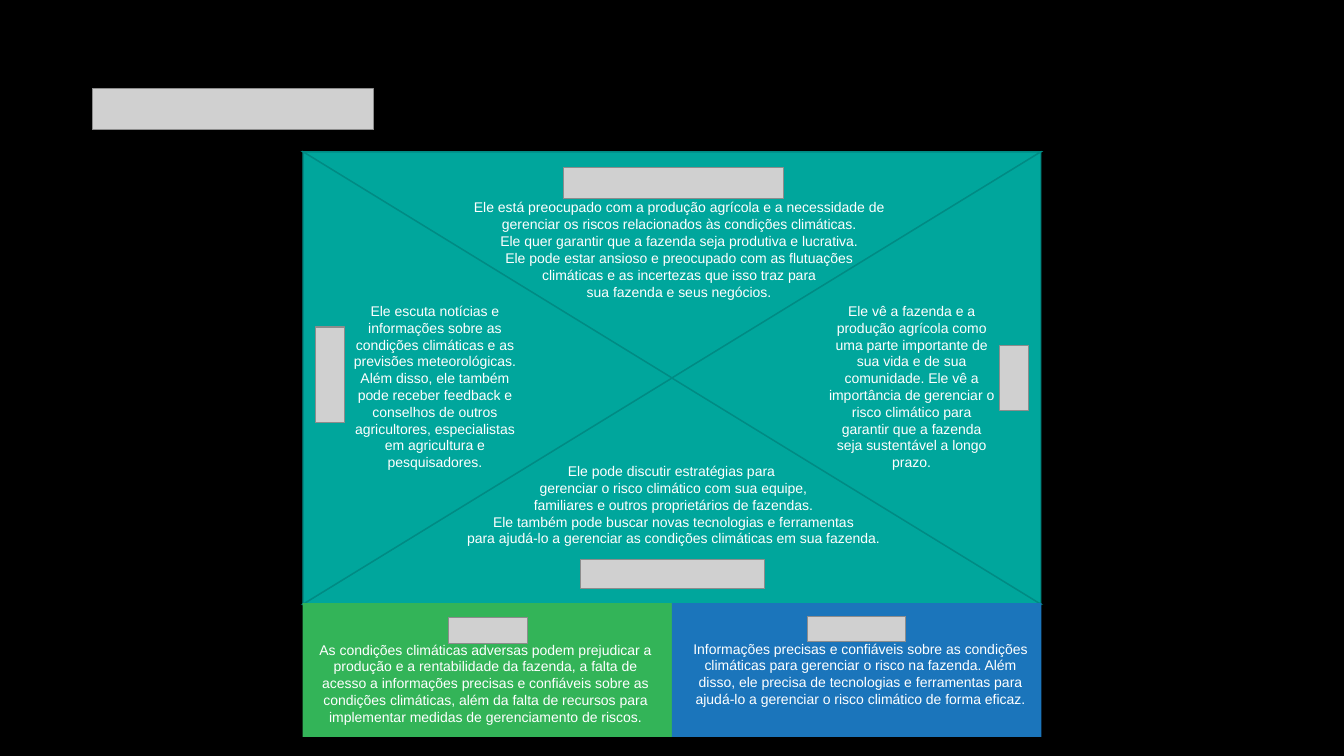
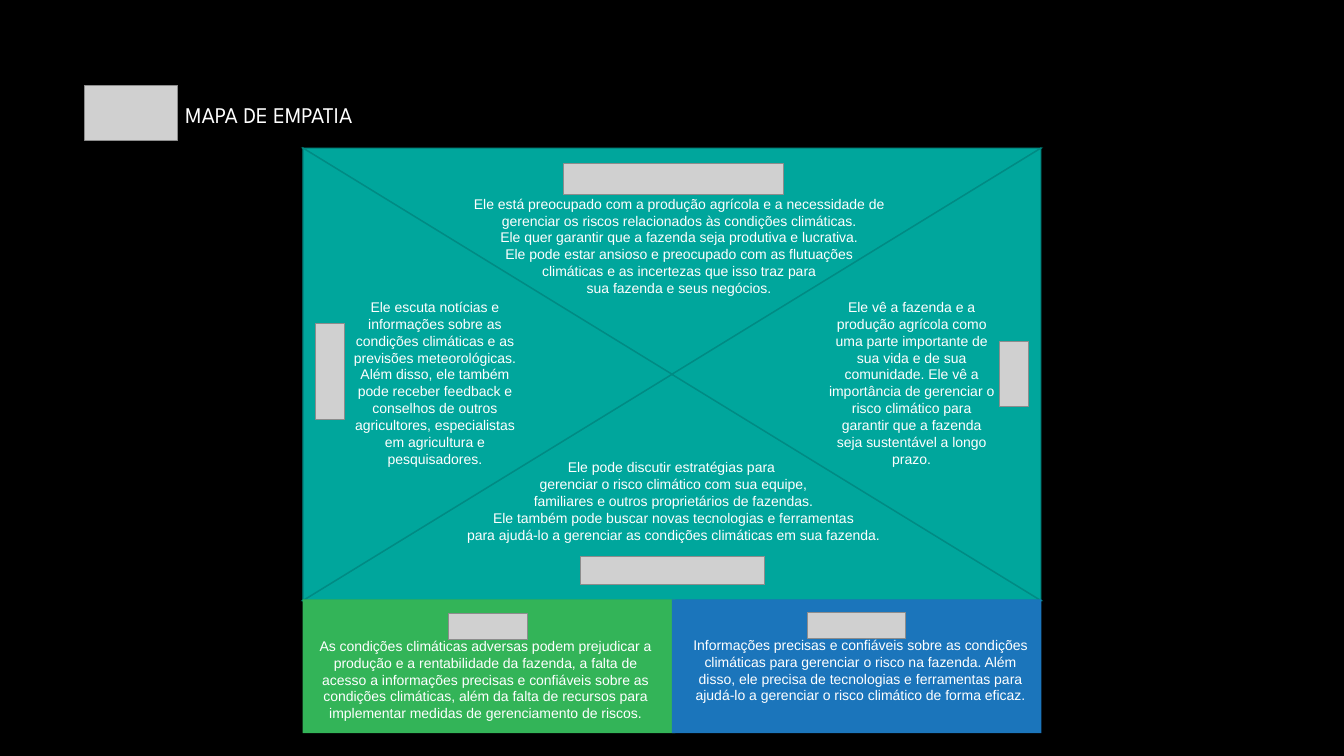
Before and after one commit to OtavioBosa/xp-posgraducao, a slide deck: slide 4 of Canvas do Projeto Aplicado - Otavio Augusto Bosa.pptx. Drawn at 1344x756 pixels with LibreOffice and Linux fonts; fonts in the diff are those of the drawing; grey boxes stand for pictures. Boxes give left, top, right and bottom in pixels: in the first picture for what was removed or moved away, otherwise in the second. Text is boxed around its words. In the diff, an @@ line names an element or a change of style, - is before the commit and + after.

```diff
--- a/Canvas do Projeto Aplicado - Otavio Augusto Bosa.pptx
+++ b/Canvas do Projeto Aplicado - Otavio Augusto Bosa.pptx
@@ picture added at (85, 86, 177, 140) @@
@@ picture removed at (93, 89, 374, 129) @@
@@ text added at (185, 108, 352, 123), 16 pt, text #FFFFFF @@
+MAPA DE EMPATIA
@@ 6 texts, 4 triangles, 2 pictures: place and size @@
-6 texts, 4 triangles, 2 pictures at (303, 152, 1042, 725)
+6 texts, 4 triangles, 2 pictures at (303, 148, 1042, 721)
```
Also in this commit, not shown: 3 other slides changed, 1 slide added, 1 slide removed.
